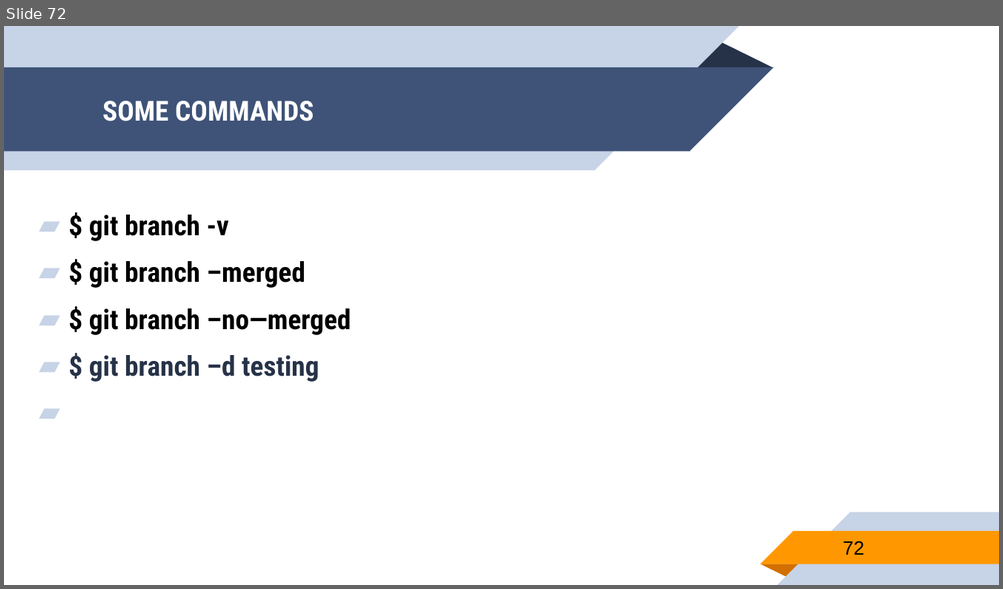
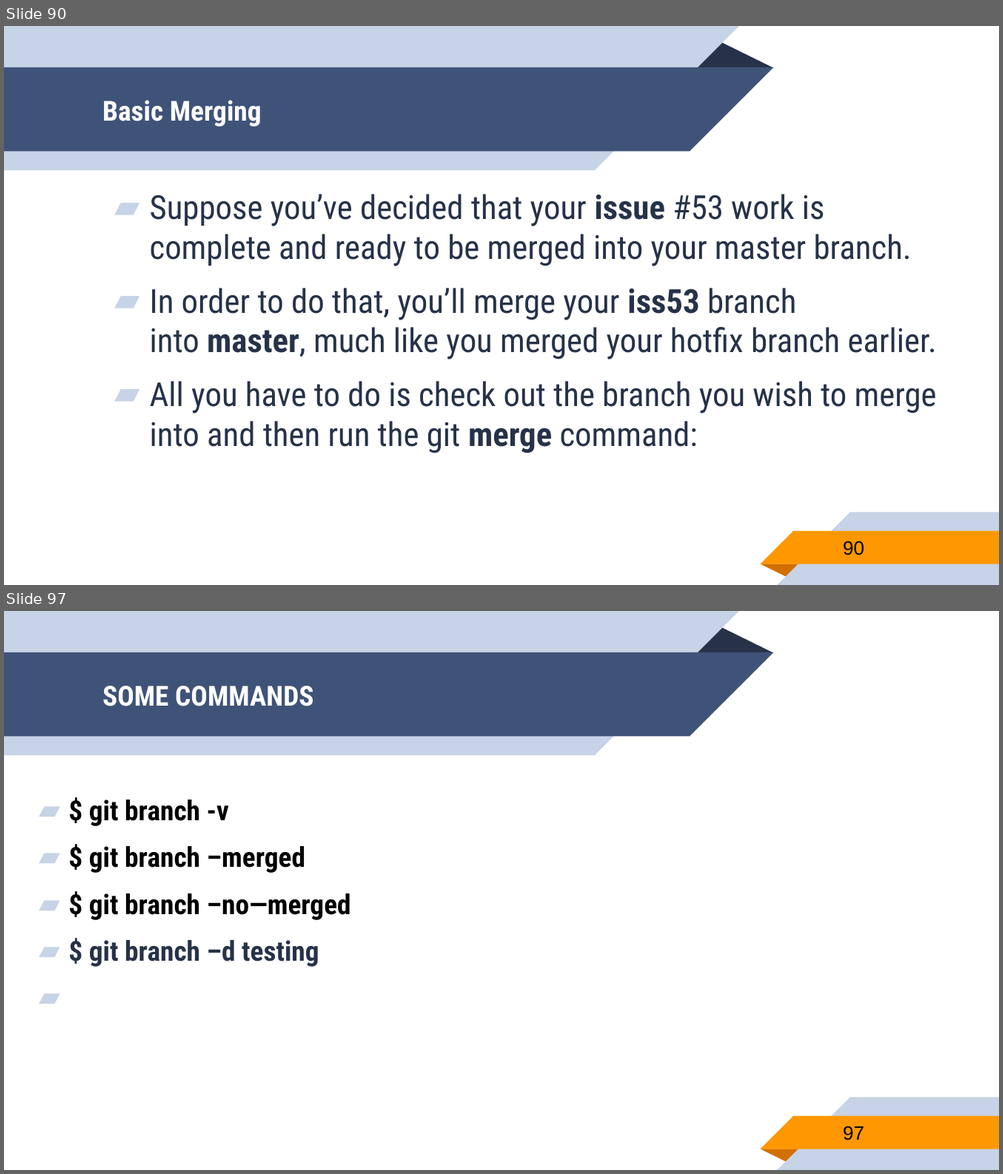
Before and after one commit to nguyentrongtiencntt/GIT, a slide deck: GIT.pptx. Shown one above the other, each under a label of ours: slide 72 before the commit, slides 90 and 97 after it; the slides between them are not shown. The pictures are 1003x589 and 1003x1174 pixels, drawn with LibreOffice and Linux fonts; fonts in the diff are those of the drawing. Boxes give left, top, right and bottom in pixels: in the first picture for what was removed or moved away, otherwise in the second. Text is boxed around its words. In the diff, an @@ line names an element or a change of style, - is before the commit and + after.

Commit message:
finish the basic branch and merge

```diff
--- a/GIT.pptx
+++ b/GIT.pptx
@@ slide 90 added at (4,26,999,585), background #FFFFFF; not listed: 10 template elements that a slide beside it also shows @@
@@ title added at (102,100,262,127), 20 pt, text #FFFFFF, bold @@
+Basic Merging
@@ text added at (150,194,936,454), 24 pt, text #263248 @@
+▰ Suppose you’ve decided that your issue #53 work is complete and ready to be merged into your master branch.
+▰ In order to do that, you’ll merge your iss53 branch into master, much like you merged your hotfix branch earlier.
+▰ All you have to do is check out the branch you wish to merge into and then run the git merge command:
@@ page number added at (842,541,864,556), 14 pt, text #000000 @@
+90
@@ what was slide 72 is now slide 97 @@
@@ page number at (842,1126,864,1141): text changed @@
-72
+97
```
Also in this commit, not shown: 24 other slides added.
